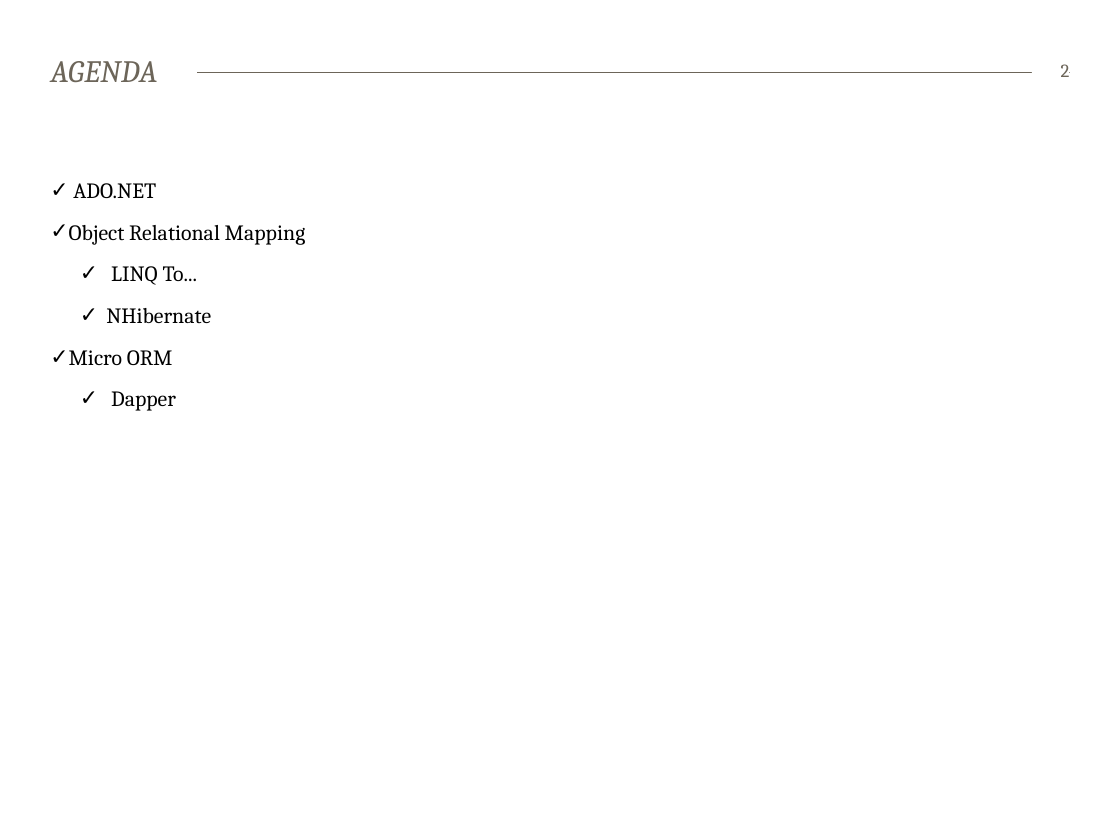
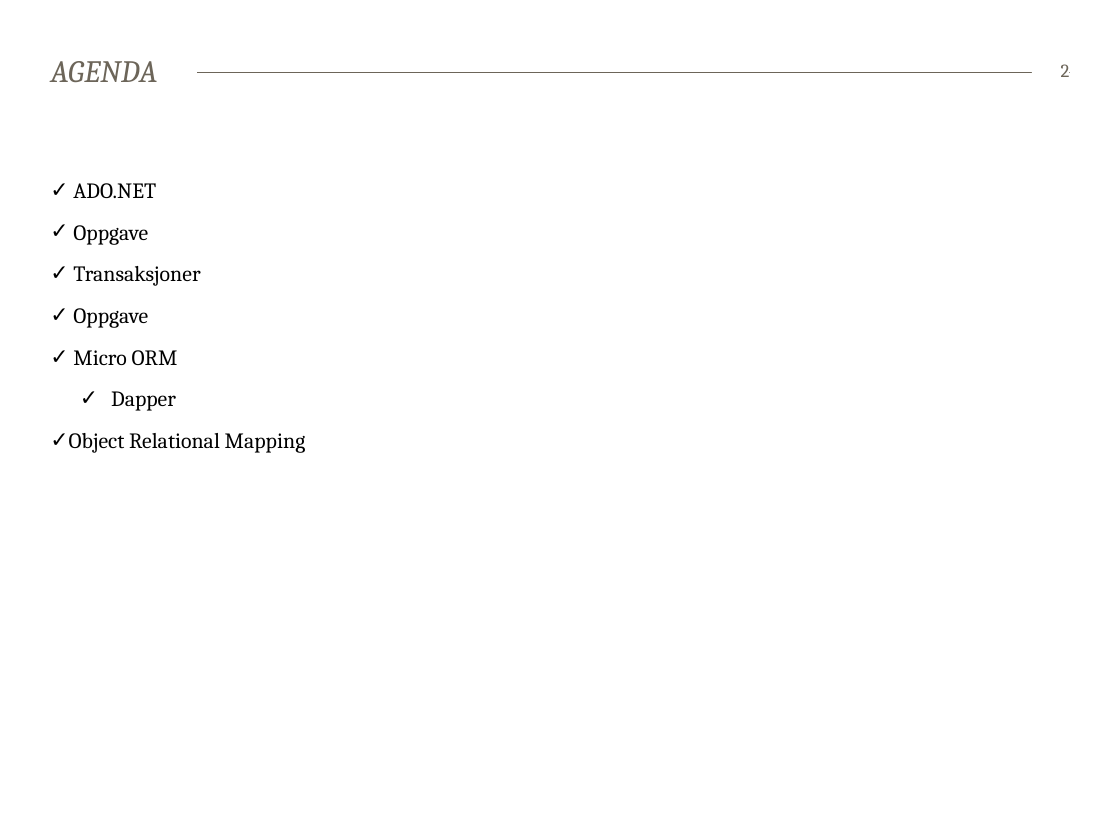
Before and after one commit to bekk/dotnetkurs, a slide deck: slide 2 of persistingData/persistingData.pptx. Drawn at 1120x840 pixels with LibreOffice and Linux fonts; fonts in the diff are those of the drawing. Boxes give left, top, right and bottom in pixels: in the first picture for what was removed or moved away, otherwise in the second. Text is boxed around its words. In the diff, an @@ line names an element or a change of style, - is before the commit and + after.

```diff
--- a/persistingData/persistingData.pptx
+++ b/persistingData/persistingData.pptx
@@ text at (73,225,200,328): text changed @@
-✓ Object Relational Mapping
-  ✓ LINQ To...
-  ✓ NHibernate
+✓ Oppgave
+✓ Transaksjoner
+✓ Oppgave
@@ text at (69,433,306,453): paragraph added @@
+✓ Object Relational Mapping
```
Also in this commit, not shown: 14 other slides changed, 5 slides added.
